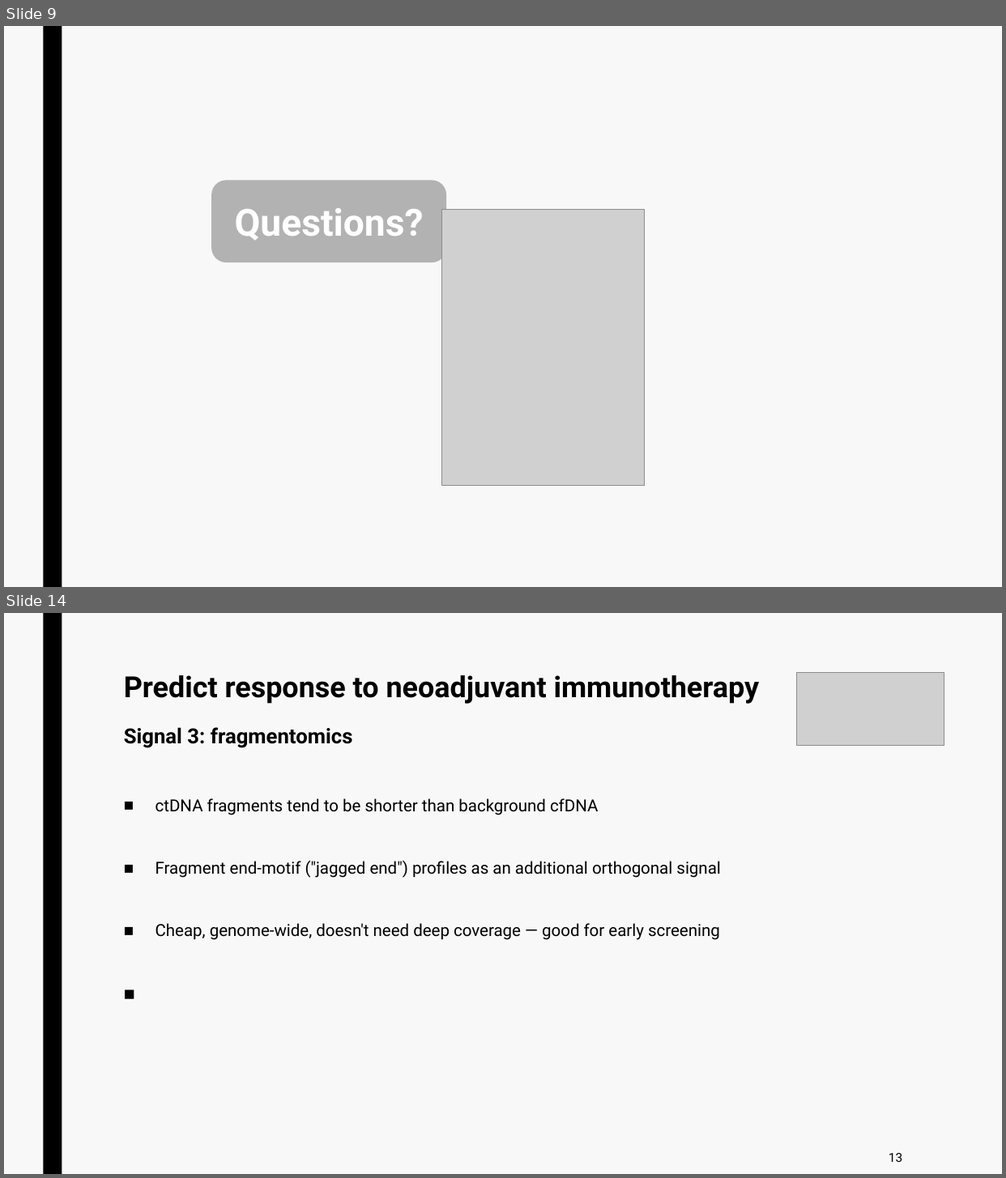
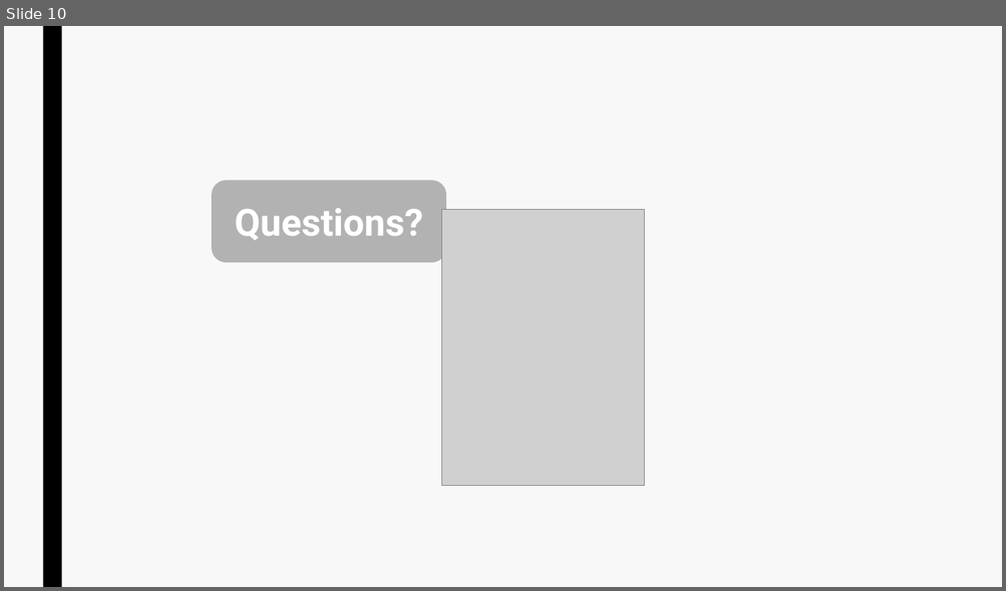
Before and after one commit to jurtasun/presentations, a slide deck: 202609_vhio_symposium/202609_vhio_technical.ppt. Shown one above the other, each under a label of ours: slides 9 and 14 before the commit, slide 10 after it; the slides between them are not shown. The pictures are 1006x1178 and 1006x591 pixels, drawn with LibreOffice and Linux fonts; fonts in the diff are those of the drawing; grey boxes stand for pictures. Boxes give left, top, right and bottom in pixels: in the first picture for what was removed or moved away, otherwise in the second. Text is boxed around its words. In the diff, an @@ line names an element or a change of style, - is before the commit and + after.

```diff
--- a/202609_vhio_symposium/202609_vhio_technical.ppt
+++ b/202609_vhio_symposium/202609_vhio_technical.ppt
@@ slide 14 removed at (4,613,1002,1174), background #F8F8F8; not listed: 1 template element that a slide beside it also shows @@
@@ title removed at (124,675,760,748) @@
-Predict response to neoadjuvant immunotherapy
-Signal 3: fragmentomics
@@ picture removed at (797,672,945,746) @@
@@ text removed at (155,798,720,940) @@
-■ ctDNA fragments tend to be shorter than background cfDNA
-■ Fragment end-motif ("jagged end") profiles as an additional orthogonal signal
-■ Cheap, genome-wide, doesn't need deep coverage — good for early screening
@@ page number removed at (889,1153,902,1162) @@
-13
@@ what was slide 9 is now slide 10 @@
```
Also in this commit, not shown: 3 slides changed, 11 slides added, 7 other slides removed, 10 other files.
